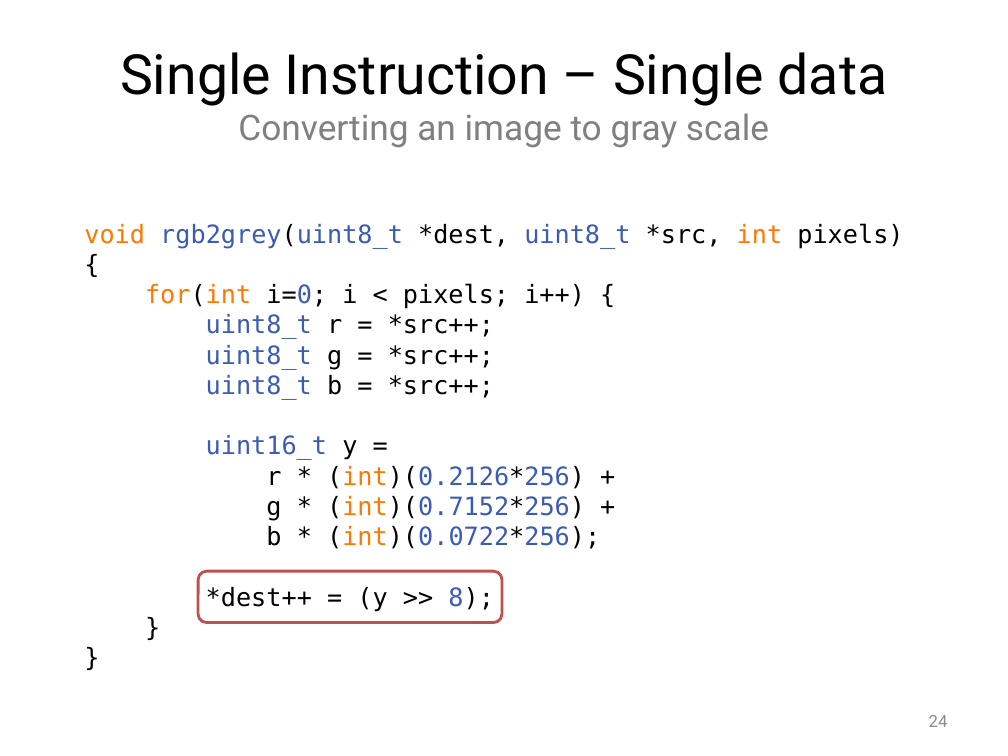
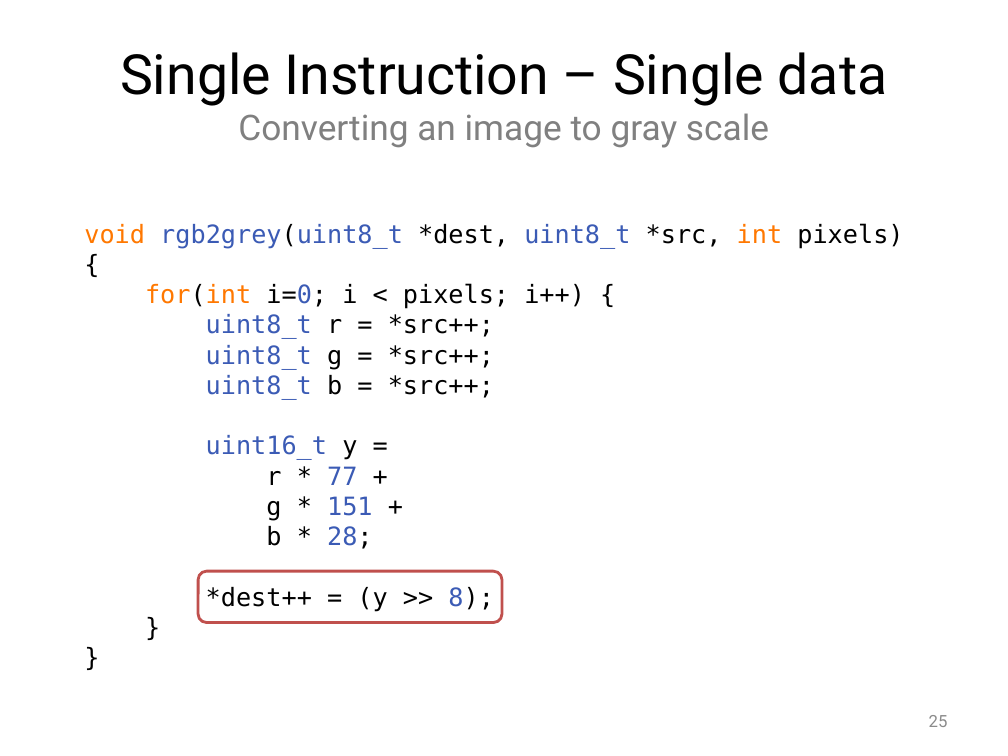
Before and after one commit to Jule/aw1, a slide deck: slide 25 of Praese/Presentation1.pptx (slide 24 before the commit). Drawn at 1008x756 pixels with LibreOffice and Linux fonts; fonts in the diff are those of the drawing; background and template pictures are left out. Boxes give left, top, right and bottom in pixels: in the first picture for what was removed or moved away, otherwise in the second. Text is boxed around its words. In the diff, an @@ line names an element or a change of style, - is before the commit and + after.

```diff
--- a/Praese/Presentation1.pptx
+++ b/Praese/Presentation1.pptx
@@ text at (84, 223, 903, 612): text changed @@
-void rgb2grey(uint8_t *dest, uint8_t *src, int pixels) {
-for(int i=0; i < pixels; i++) {
-uint8_t r = *src++;
-uint8_t g = *src++;
-uint8_t b = *src++;
-uint16_t y =
-r * (int)(0.2126*256) +
-g * (int)(0.7152*256) +
-b * (int)(0.0722*256);
-*dest++ = (y >> 8);
-}
-}
+void rgb2grey(uint8_t *dest, uint8_t *src, int pixels) {
+for(int i=0; i < pixels; i++) {
+uint8_t r = *src++;
+uint8_t g = *src++;
+uint8_t b = *src++;
+uint16_t y =
+r * 77 +
+g * 151 +
+b * 28;
+*dest++ = (y >> 8);
+}
+}
@@ page number at (929, 715, 948, 727): text changed @@
-24
+25
```
Also in this commit, not shown: 8 other slides changed, 1 slide added.
